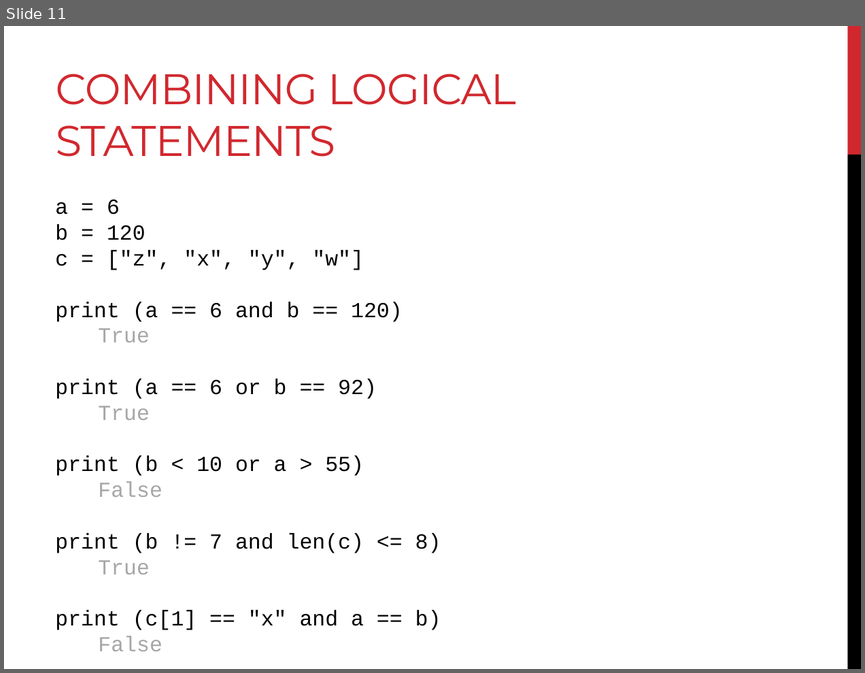
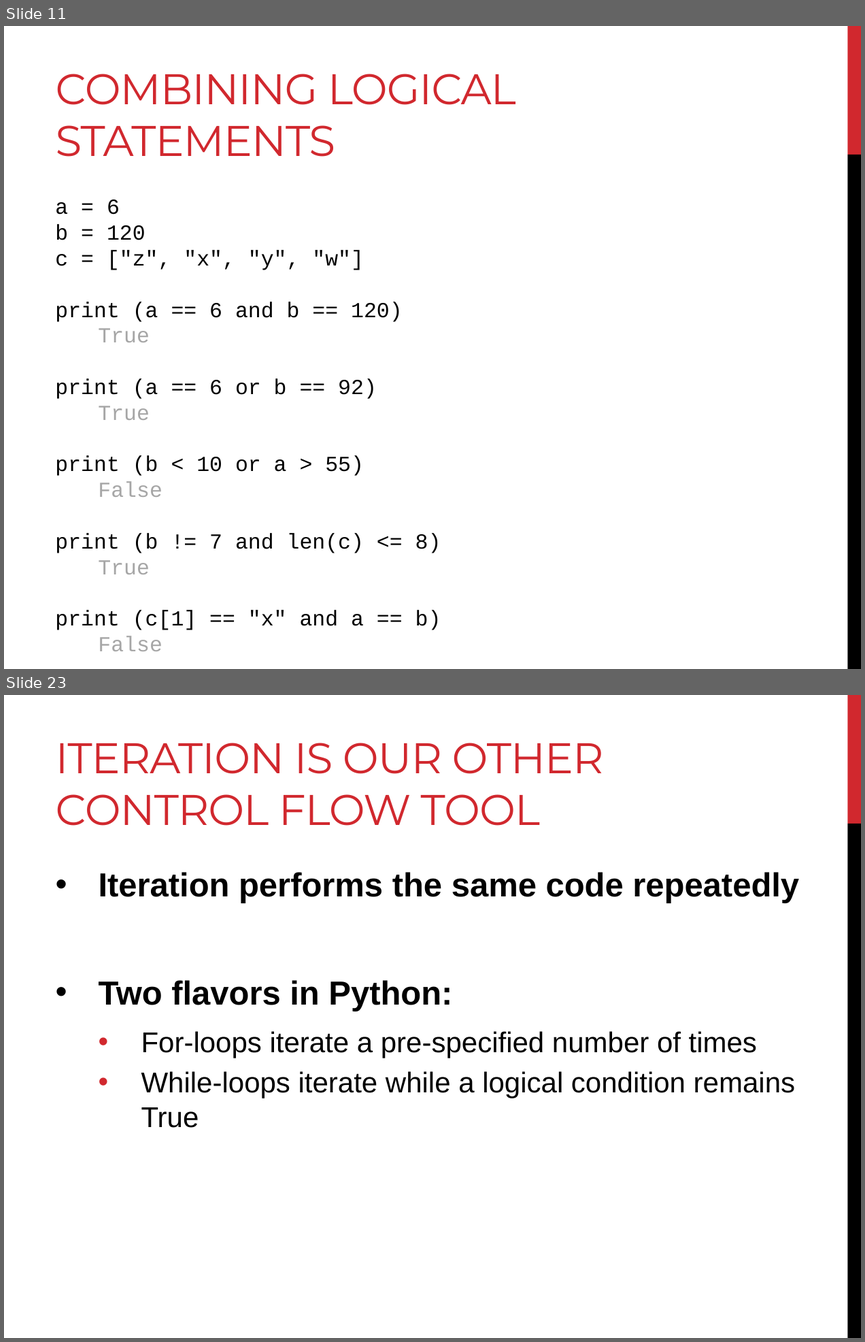
Before and after one commit to BjornFJohansson/ccbb_bigdata2015_python, a slide deck: slides/day2_slides.pptx. Shown one above the other, each under a label of ours: slide 11 before the commit, slides 11 and 23 after it; the slides between them are not shown. The pictures are 865x673 and 865x1342 pixels, drawn with LibreOffice and Linux fonts; fonts in the diff are those of the drawing. Boxes give left, top, right and bottom in pixels: in the first picture for what was removed or moved away, otherwise in the second. Text is boxed around its words. In the diff, an @@ line names an element or a change of style, - is before the commit and + after.

```diff
--- a/slides/day2_slides.pptx
+++ b/slides/day2_slides.pptx
@@ slide 23 added at [4, 695, 861, 1338], background #FFFFFF; not listed: 2 template elements that a slide beside it also shows @@
@@ title added at [56, 743, 604, 826], 36 pt, text #D1282E @@
+ITERATION IS OUR OTHER CONTROL FLOW TOOL
@@ text added at [99, 872, 799, 1127], 24 pt, text #000000 @@
+• Iteration performs the same code repeatedly
+• Two flavors in Python:
+  • For-loops iterate a pre-specified number of times
+  • While-loops iterate while a logical condition remains True
```
Also in this commit, not shown: 2 slides changed, 29 other slides added, 1 slide removed, 1 other file.
